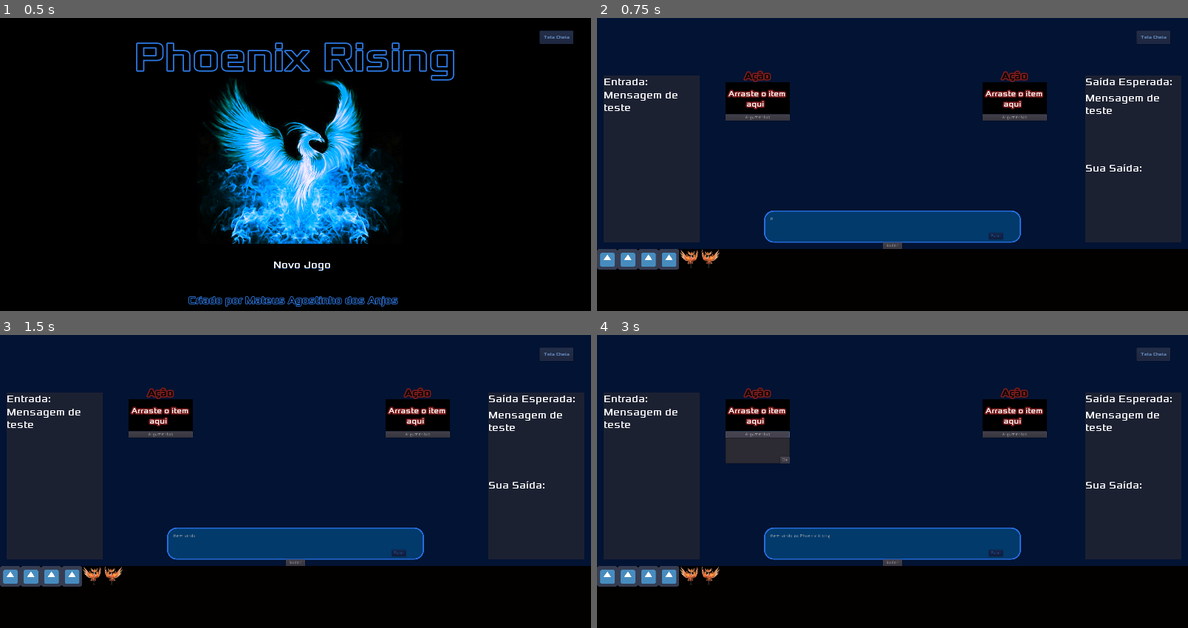
Above: before the commit, frames 1-4 (two rows, left to right).
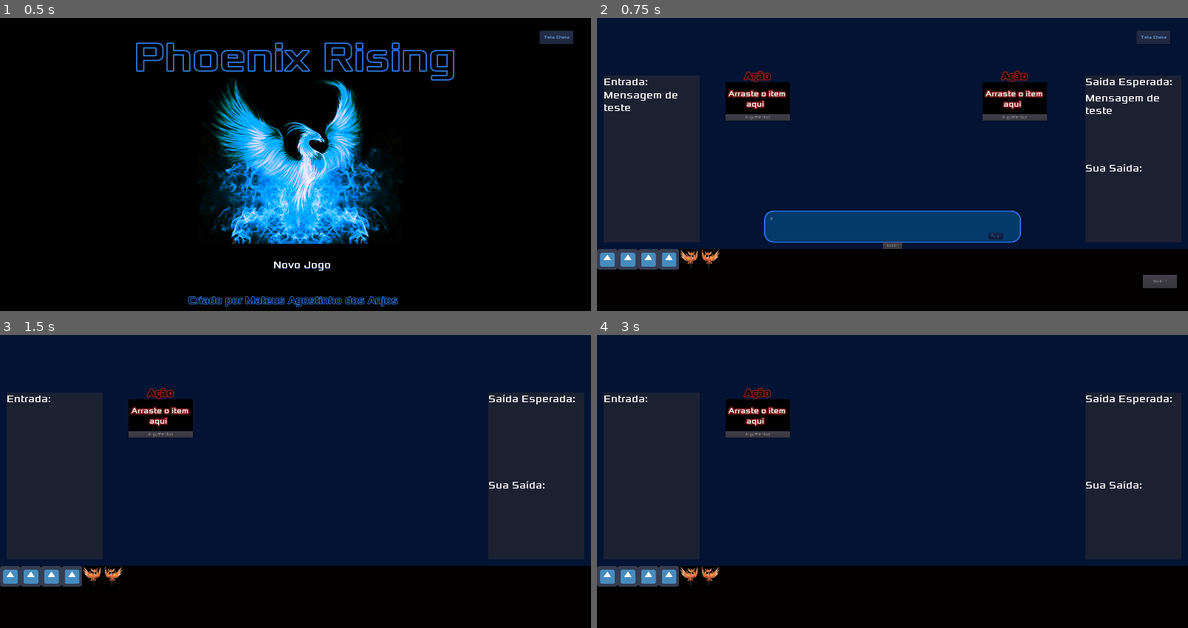
Above: after the commit, the same moments.

Repository: MateusdosAnjos/MAC0499
Game: Godot game, scene res://TelaInicial/TitleScreen.tscn
Same seed, same stepped clock (60 frames per second), same inputs: the game is played once before the commit and once after it.
Inputs (mouse positions are in pixels of both pictures, inside the frame that each line leads up to):
- Up to frame 1 (0.5 s): no input
- Up to frame 2 (0.75 s): click "Novo Jogo" at 0.5 s
- Up to frame 3 (1.5 s): click "Nivel 1" at 1.25 s
- Up to frame 4 (3 s): click (998, 551) at 2 s, where only the run before the commit has a clickable "Pular"; click "Argumentos" at 2.75 s

Frame 1 is identical in both runs. In frame 2, 0.3% of the frame differs, in the area x 92-99%, y 87-93%; in frame 3, 6.9%; in frame 4, 7.9%, in the area x 1-97%, y 4-79%.

Commit message:
botão que avança para o nivel 1 está aparente

Diff:
--- a/Phoenix Rising/Tutorial/Tutorial.tscn
+++ b/Phoenix Rising/Tutorial/Tutorial.tscn
@@ -21,13 +21,6 @@
 [node name="DialogBox" parent="." instance=ExtResource( 2 )]
 
 [node name="FullScreen" parent="." instance=ExtResource( 3 )]
-
-[node name="Nivel 1" type="Button" parent="."]
-margin_left = 1700.0
-margin_top = 800.0
-margin_right = 1806.0
-margin_bottom = 842.0
-text = "Nivel 1"
 
 [node name="InputOutput" parent="." instance=ExtResource( 4 )]
 
@@ -58,9 +51,16 @@
 margin_top = 200.0
 margin_right = 1400.0
 margin_bottom = 300.0
+
+[node name="Nivel 1" type="Button" parent="."]
+margin_left = 1700.0
+margin_top = 800.0
+margin_right = 1806.0
+margin_bottom = 842.0
+text = "Nivel 1"
 [connection signal="input_output_defined" from="." to="Run" method="_on_Tutorial_input_output_defined"]
 [connection signal="pressed" from="FullScreen" to="." method="_on_FullScreen_pressed"]
-[connection signal="pressed" from="Nivel 1" to="." method="_on_Nivel_1_pressed"]
 [connection signal="pressed" from="Run" to="Run" method="_on_Run_pressed"]
 [connection signal="entered_tree" from="Inventory/ActionSpace" to="Inventory" method="_on_ActionSpace_entered_tree"]
 [connection signal="entered_tree" from="Inventory/ActionSpace2" to="Inventory" method="_on_ActionSpace2_entered_tree"]
+[connection signal="pressed" from="Nivel 1" to="." method="_on_Nivel_1_pressed"]
